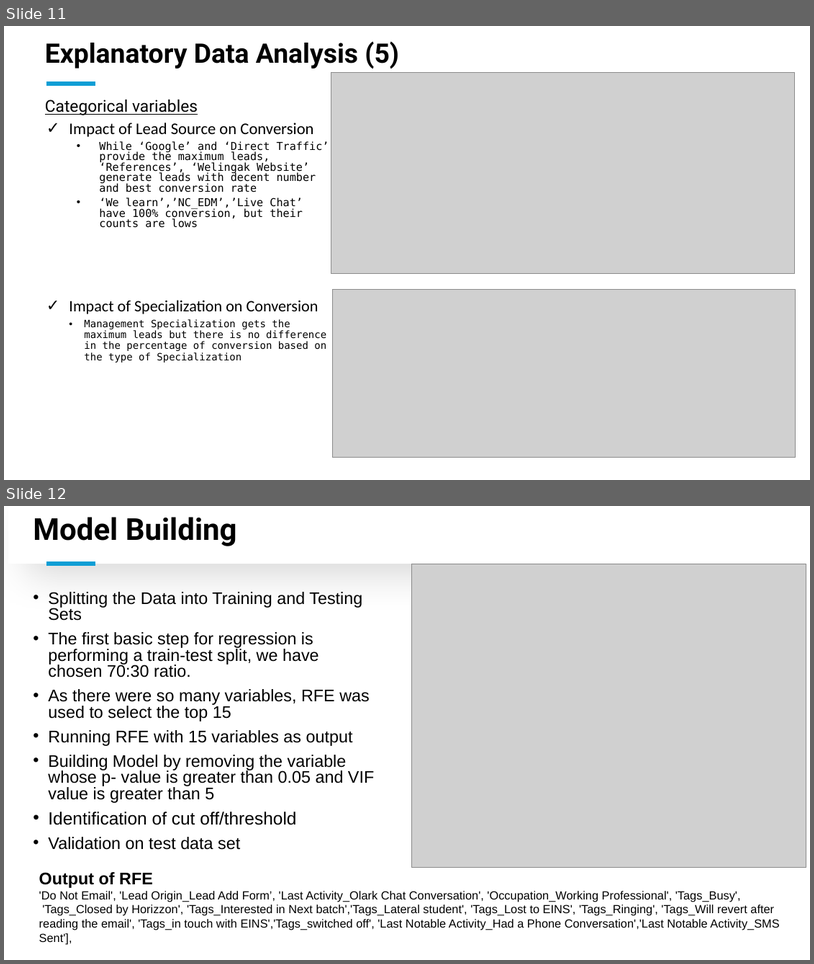
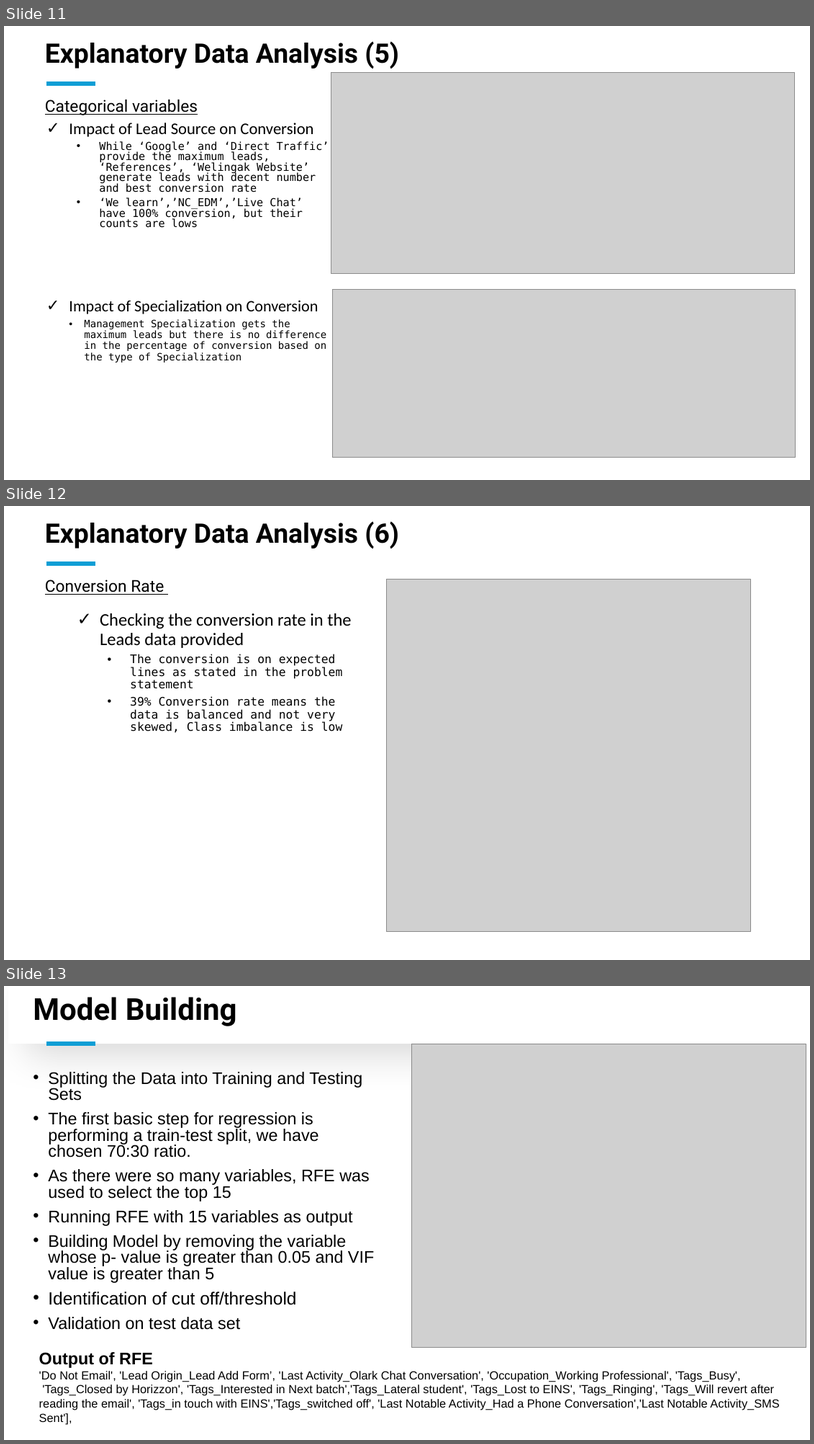
Before and after one commit to arsudwnall/LeadScoringAssignment_WAN, a slide deck: Presentation of Case Study.pptx. Shown one above the other, each under a label of ours: slides 11 and 12 before the commit, slides 11, 12 and 13 after it. The pictures are 814x964 and 814x1444 pixels, drawn with LibreOffice and Linux fonts; fonts in the diff are those of the drawing; grey boxes stand for pictures. Boxes give left, top, right and bottom in pixels: in the first picture for what was removed or moved away, otherwise in the second. Text is boxed around its words. In the diff, an @@ line names an element or a change of style, - is before the commit and + after.

```diff
--- a/Presentation of Case Study.pptx
+++ b/Presentation of Case Study.pptx
@@ slide 12 added at bbox=[4, 506, 810, 960], background #FFFFFF @@
@@ title added at bbox=[45, 521, 399, 548], 32 pt, text #000000, bold @@
+Explanatory Data Analysis (6)
@@ line added from (46, 564) to (95, 564), #0F9ED5 4.5 pt @@
@@ text added at bbox=[45, 579, 164, 595], 19.5 pt, text #000000, underline @@
+Conversion Rate
@@ picture added at bbox=[387, 579, 751, 932] @@
@@ text added at bbox=[100, 613, 351, 733], 14 pt, text #000000 @@
+✓ Checking the conversion rate in the Leads data provided
+  • The conversion is on expected lines as stated in the problem statement
+  • 39% Conversion rate means the data is balanced and not very skewed, Class imbalance is low
@@ what was slide 12 is now slide 13 @@
```
Also in this commit, not shown: 2 slides changed.
